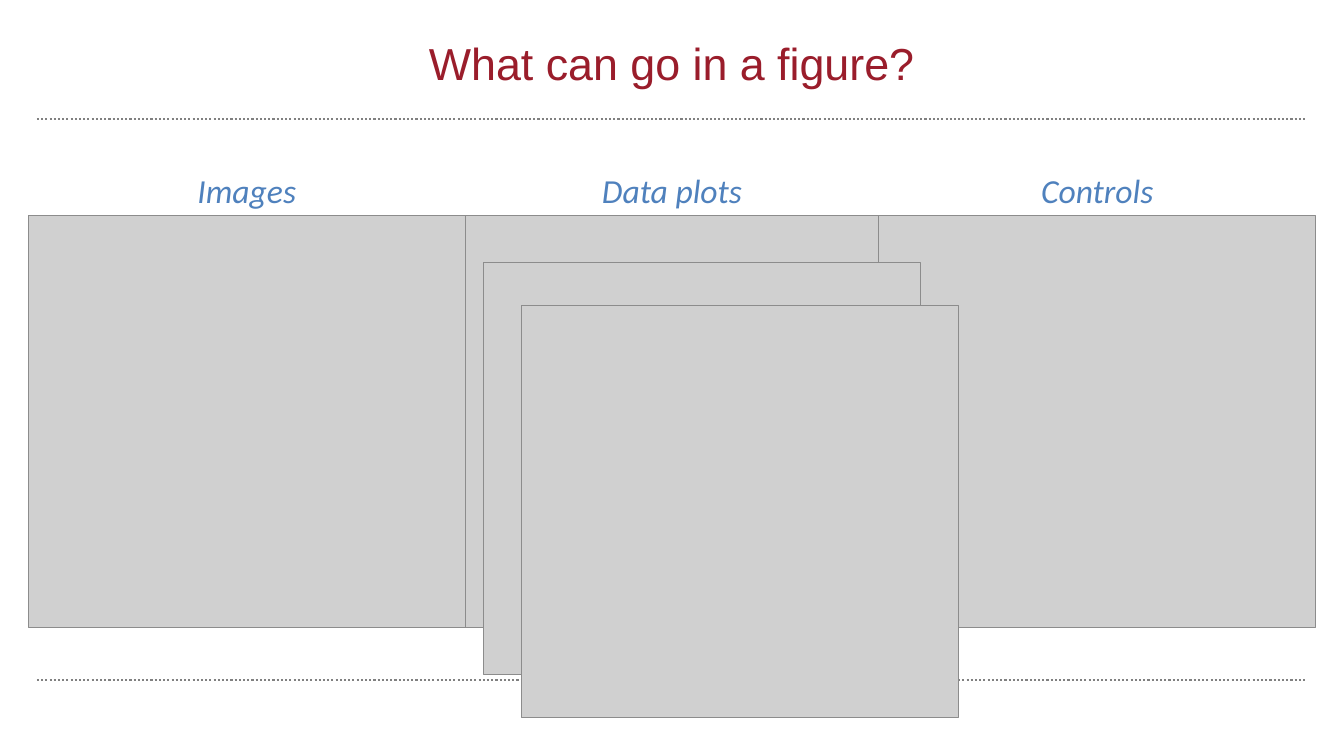
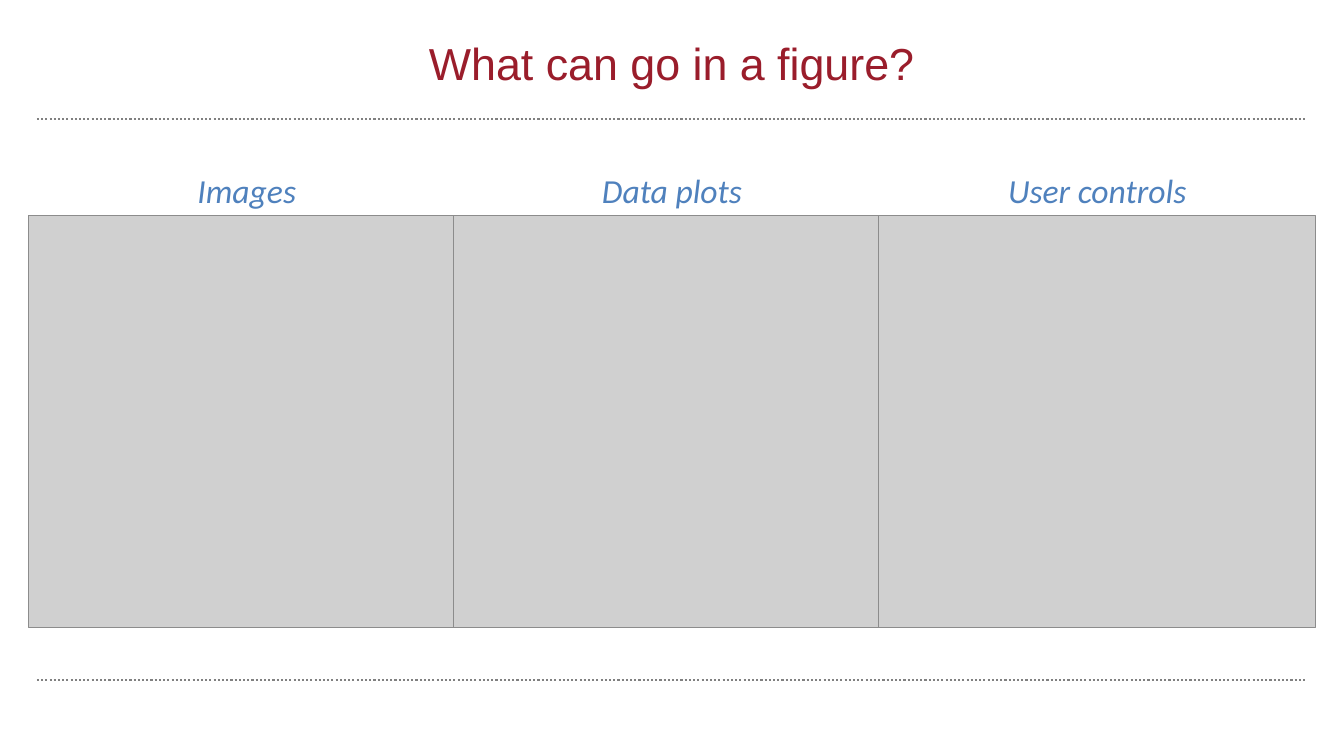
Before and after one commit to wbif-bristol/MATLAB-course, a slide deck: slide 6 of Session 4 - Figures and plotting/MATLAB Session 4.pptx (slide 7 before the commit). Drawn at 1344x756 pixels with LibreOffice and Linux fonts; fonts in the diff are those of the drawing; grey boxes stand for pictures; background and template pictures are left out. Boxes give left, top, right and bottom in pixels: in the first picture for what was removed or moved away, otherwise in the second. Text is boxed around its words. In the diff, an @@ line names an element or a change of style, - is before the commit and + after.

```diff
--- a/Session 4 - Figures and plotting/MATLAB Session 4.pptx
+++ b/Session 4 - Figures and plotting/MATLAB Session 4.pptx
@@ text at (1008, 179, 1187, 204): text changed @@
-Controls
+User controls
@@ picture removed at (484, 263, 921, 675) @@
@@ picture removed at (521, 306, 958, 717) @@
```
Also in this commit, not shown: 5 other slides changed, 6 slides added, 1 slide removed, 4 other files.
